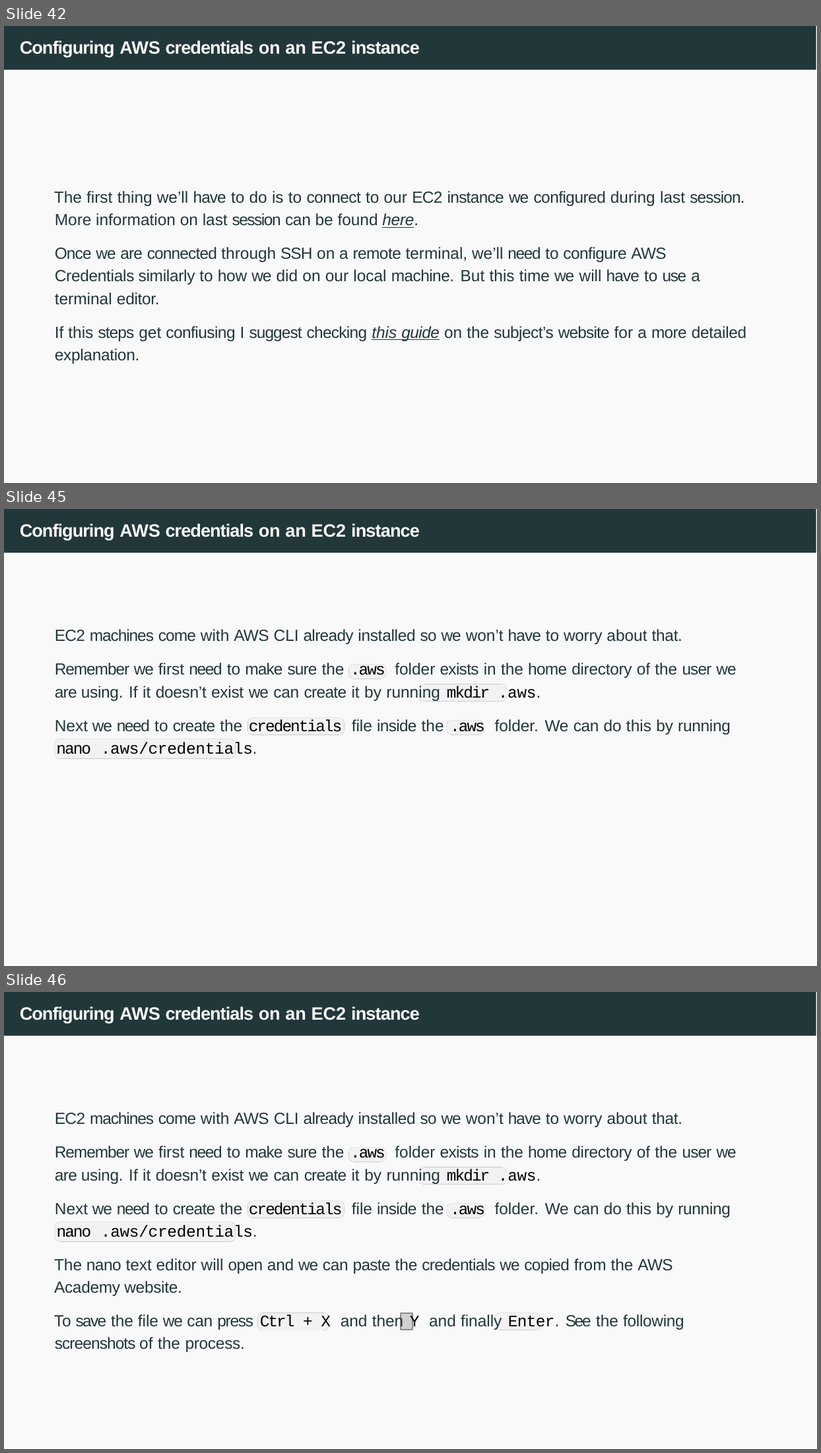
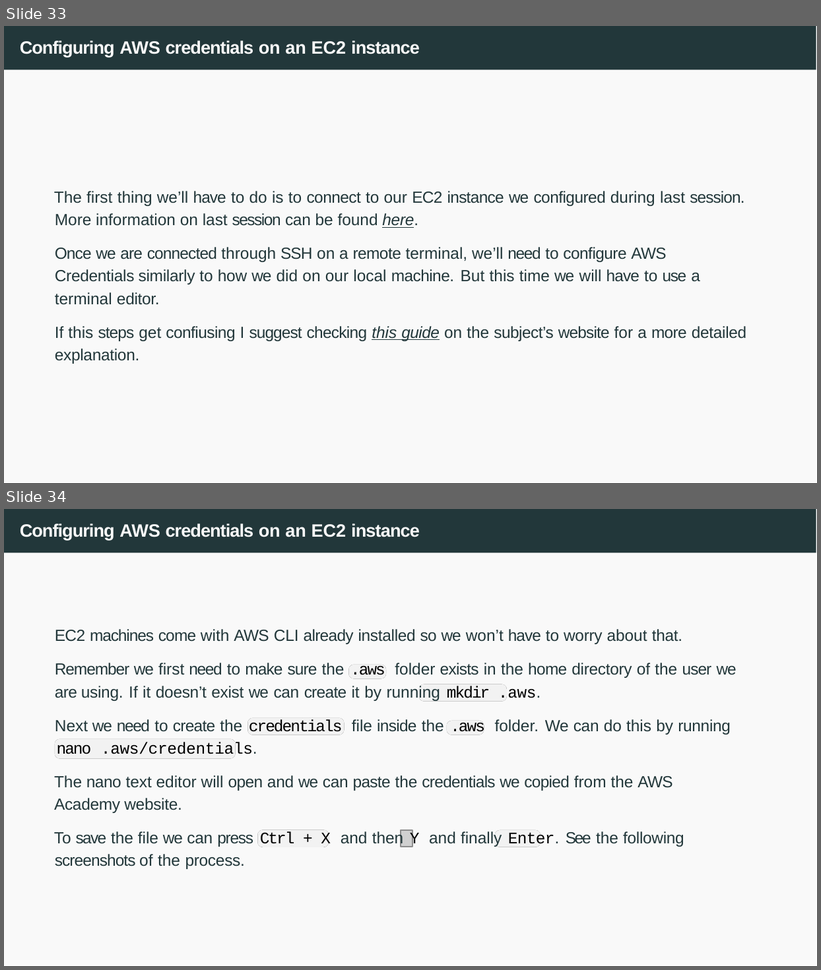
Before and after one commit to joanpaucm/HPDCB, a slide deck: src/slides/Session 4 - AWS S3-2026.pptx. Shown one above the other, each under a label of ours: slides 42, 45 and 46 before the commit, slides 33 and 34 after it; the slides between them are not shown. The pictures are 821x1453 and 821x970 pixels, drawn with LibreOffice and Linux fonts; fonts in the diff are those of the drawing; grey boxes stand for pictures. Boxes give left, top, right and bottom in pixels: in the first picture for what was removed or moved away, otherwise in the second. Text is boxed around its words. In the diff, an @@ line names an element or a change of style, - is before the commit and + after.

```diff
--- a/src/slides/Session 4 - AWS S3-2026.pptx
+++ b/src/slides/Session 4 - AWS S3-2026.pptx
@@ slide 45 removed at <box>4,509,817,966</box>, background #FFFFFF; not listed: 2 template elements that a slide beside it also shows @@
@@ title removed at <box>20,524,420,540</box> @@
-Configuring AWS credentials on an EC2 instance
@@ text removed at <box>55,629,736,758</box> @@
-EC2 machines come with AWS CLI already installed so we won’t have to worry about that.
-Remember we first need to make sure the .aws folder exists in the home directory of the user we are using. If it doesn’t exist we can create it by running mkdir .aws.
-Next we need to create the credentials file inside the .aws folder. We can do this by running
-nano .aws/credentials.
@@ freeform shape removed at <box>348,665,385,679</box> @@
@@ freeform shape removed at <box>348,665,385,679</box> @@
@@ freeform shape removed at <box>419,685,506,701</box> @@
@@ freeform shape removed at <box>419,685,506,701</box> @@
@@ freeform shape removed at <box>248,718,344,735</box> @@
@@ freeform shape removed at <box>248,718,344,735</box> @@
@@ freeform shape removed at <box>446,720,483,735</box> @@
@@ freeform shape removed at <box>446,720,483,735</box> @@
@@ freeform shape removed at <box>54,739,234,759</box> @@
@@ freeform shape removed at <box>54,739,234,759</box> @@
@@ what was slide 42 is now slide 33 @@
@@ what was slide 46 is now slide 34 @@
```
Also in this commit, not shown: 1 slide changed, 16 other slides removed, 3 other files.
